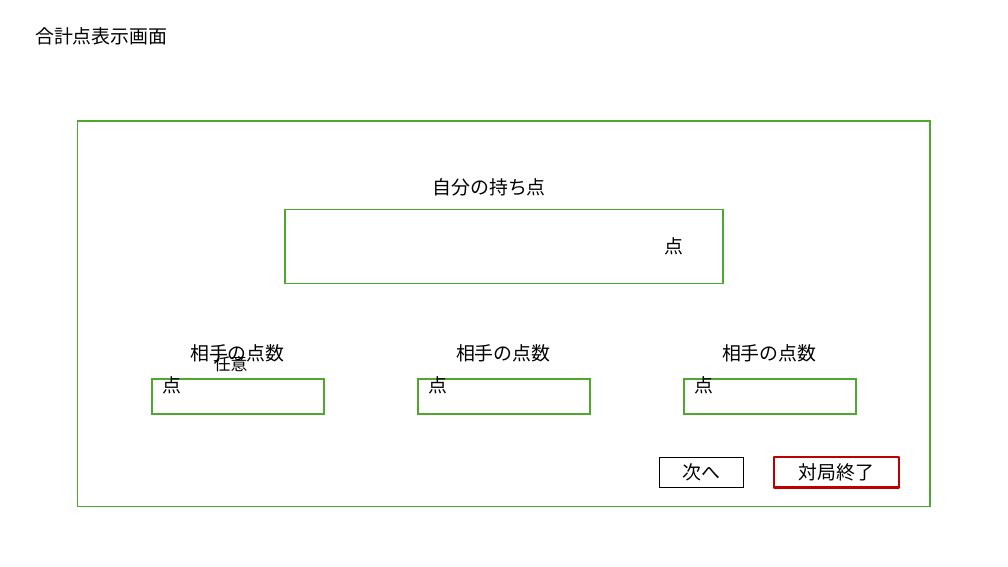
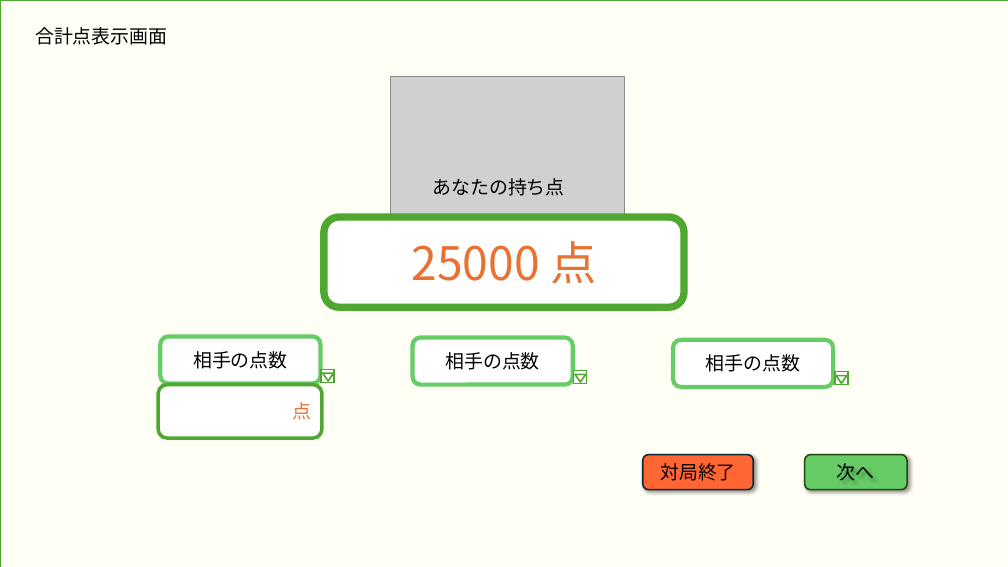
Before and after one commit to plusdojo2024/B5, a slide deck: slide 11 of doc/02_外部設計/外部設計_麻雀アプリ.pptx (slide 9 before the commit). Drawn at 1008x567 pixels with LibreOffice and Linux fonts; fonts in the diff are those of the drawing; grey boxes stand for pictures. Boxes give left, top, right and bottom in pixels: in the first picture for what was removed or moved away, otherwise in the second. Text is boxed around its words. In the diff, an @@ line names an element or a change of style, - is before the commit and + after.

```diff
--- a/doc/02_外部設計/外部設計_麻雀アプリ.pptx
+++ b/doc/02_外部設計/外部設計_麻雀アプリ.pptx
@@ rectangle: place and size @@
-rectangle at (78,121,931,507)
+rectangle at (0,0,1008,567)
@@ rectangle at (0,0,1008,567): fill #FFFFFF to #FFFFEE at 50% opacity @@
@@ picture added at (390,76,625,281) @@
@@ text at (432,178,564,196): text changed @@
-自分の持ち点
+あなたの持ち点
@@ rounded rectangle added at (324,217,684,307), fill #FFFFFF, outline #4EA72E 7 pt, 44 pt, text #E97132 @@
+25000 点
@@ rounded rectangle "相手の点数": place and size @@
-rounded rectangle "相手の点数" at (190,344,284,366)
+rounded rectangle "相手の点数" at (160,337,321,383)
@@ rounded rectangle "相手の点数": place and size @@
-rounded rectangle "相手の点数" at (456,344,550,362)
+rounded rectangle "相手の点数" at (413,337,573,384)
@@ alignment left to centre; vertical alignment top to middle; fill none to #FFFFFF; outline none to #66CC66 4 pt in 3 elements at (160,337,321,383), (413,337,573,384), (673,340,833,387) @@
@@ rounded rectangle "相手の点数": place and size @@
-rounded rectangle "相手の点数" at (722,344,816,362)
+rounded rectangle "相手の点数" at (673,340,833,387)
@@ rectangle removed at (152,380,324,414) @@
-任意 点
@@ rounded rectangle "点": place and size @@
-rounded rectangle "点" at (285,209,723,284)
+rounded rectangle "点" at (158,385,322,439)
@@ rounded rectangle "点" at (158,385,322,439): text colour #000000 to #E97132; alignment centre to right; rectangle to rounded rectangle; outline #4EA72E 1.5 pt to #4EA72E 3.25 pt @@
@@ rectangle added at (321,370,334,383), fill #FFFFFF, outline #4EA72E 1.5 pt @@
@@ triangle added at (323,374,333,381), fill #FFFFFF, outline #4EA72E 1.5 pt @@
@@ rectangle removed at (418,380,590,414) @@
-点
@@ rectangle added at (573,371,586,383), fill #FFFFFF, outline #4EA72E 1.5 pt @@
@@ triangle added at (575,374,586,382), fill #FFFFFF, outline #4EA72E 1.5 pt @@
@@ rectangle removed at (684,380,856,414) @@
-点
@@ rectangle added at (835,372,848,385), fill #FFFFFF, outline #4EA72E 1.5 pt @@
@@ triangle added at (836,376,847,383), fill #FFFFFF, outline #4EA72E 1.5 pt @@
@@ rounded rectangle "対局終了": place and size @@
-rounded rectangle "対局終了" at (774,457,900,487)
+rounded rectangle "対局終了" at (643,454,753,489)
@@ rounded rectangle "対局終了" at (643,454,753,489): vertical alignment top to middle; rectangle to rounded rectangle; fill none to #FF6633; outline #C00000 2.25 pt to #092A39 1.5 pt; shadow on @@
@@ rounded rectangle added at (805,454,907,489), fill #66CC66, outline #224914 1.5 pt @@
@@ text "次へ": place and size @@
-text "次へ" at (659,457,743,488)
+text "次へ" at (837,463,875,481)
@@ text "次へ" at (837,463,875,481): outline #000000 0.75 pt to none @@
```
Also in this commit, not shown: 7 other slides changed, 16 slides added, 12 slides removed.
